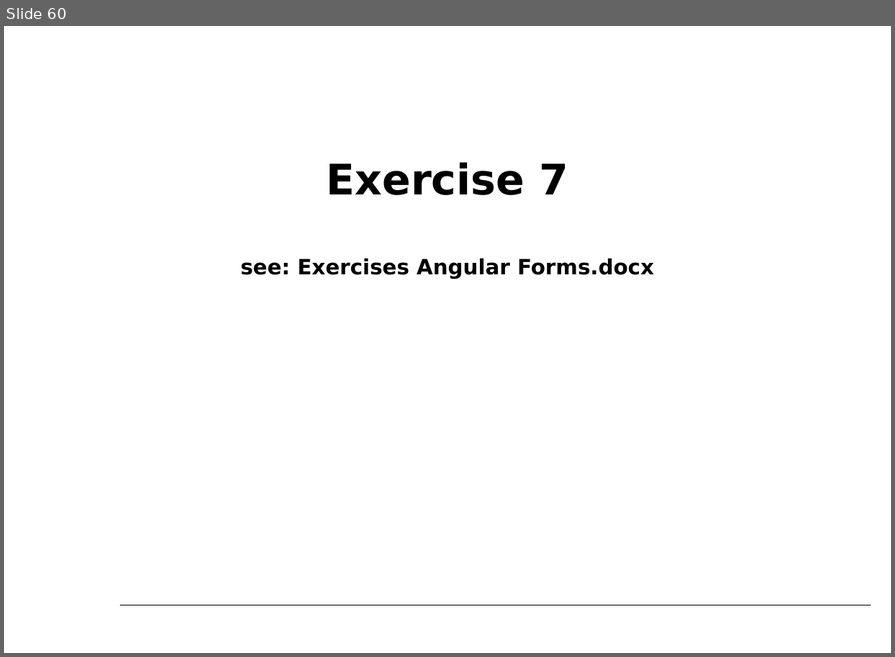
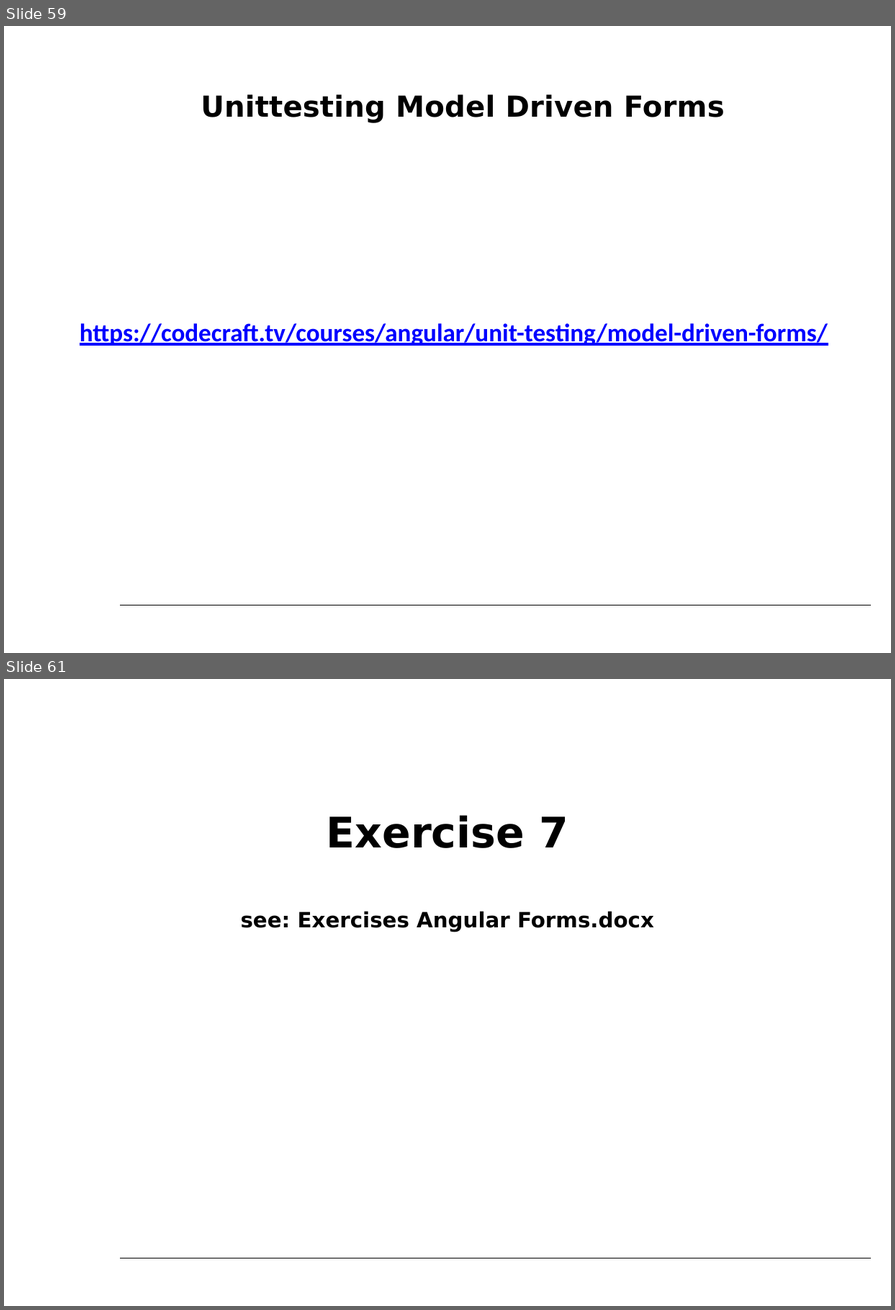
Before and after one commit to petereijgermans11/workshop-angular10, a slide deck: PPT/06- Angular Forms.pptx. Shown one above the other, each under a label of ours: slide 60 before the commit, slides 59 and 61 after it; the slides between them are not shown. The pictures are 895x657 and 895x1310 pixels, drawn with LibreOffice and Linux fonts; fonts in the diff are those of the drawing. Boxes give left, top, right and bottom in pixels: in the first picture for what was removed or moved away, otherwise in the second. Text is boxed around its words. In the diff, an @@ line names an element or a change of style, - is before the commit and + after.

Commit message:
changed PPT Unittesting Model Driven Forms

```diff
--- a/PPT/06- Angular Forms.pptx
+++ b/PPT/06- Angular Forms.pptx
@@ slide 59 added at [4,26,891,653], background #FFFFFF; not listed: 1 template element that a slide beside it also shows @@
@@ text added at [201,94,725,123], 27.5 pt, text #000000, bold @@
+Unittesting Model Driven Forms
@@ text added at [80,323,828,346], 24 pt, text #0000FF, bold, underline @@
+https://codecraft.tv/courses/angular/unit-testing/model-driven-forms/
@@ what was slide 60 is now slide 61 @@
```
Also in this commit, not shown: 1 slide changed.
